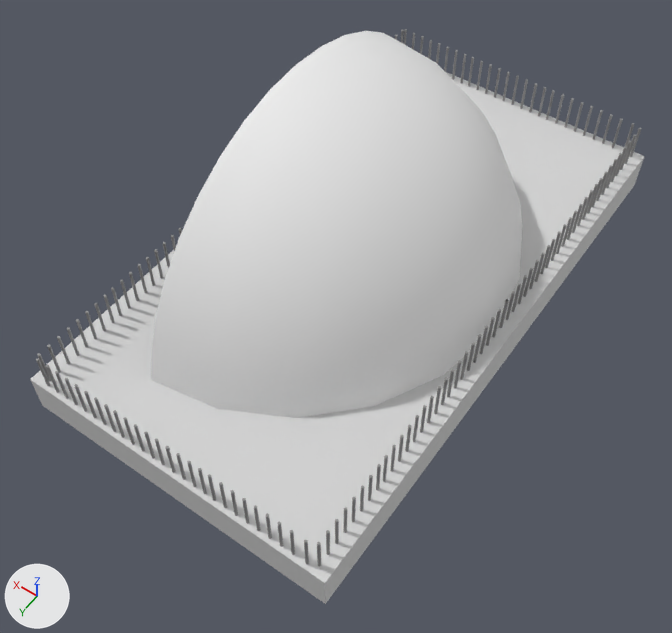
An edit to the FBX model EasyWebCamAR-master/Assets/Model/Enghave.fbx, drawn before and after from the same camera.
Rendered twice from a camera (50 mm lens) standing at (-0.0652, 0.0973, 0.1676) and looking at (0.0052, -0.0012, 0.0128). Every picture has the same lights, and +X, +Y and +Z are marked at lower left. Where no turn or scale is listed for an object, it has been applied to the vertices. Vertices at the same position are counted once.
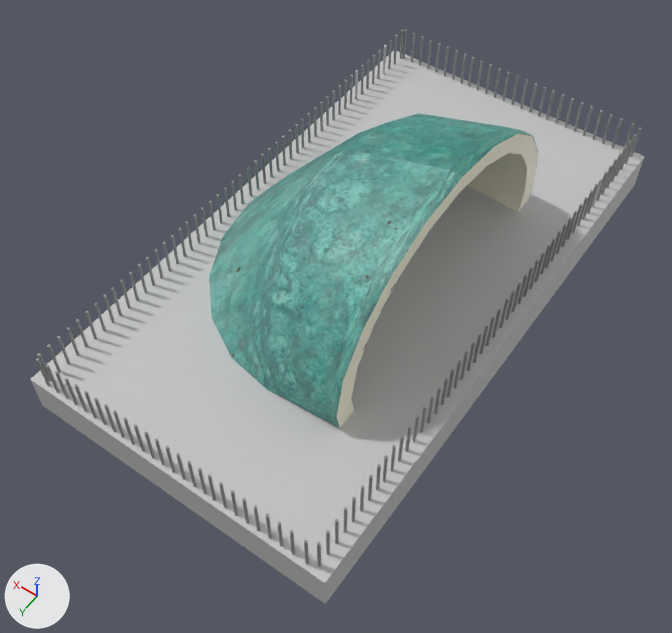
Changed parts and their boxes (x1, y1, x2, y2) in the pictures (672 x 633 px):
part 1 of me_mesh, rebuilt (11% narrower, 19% shorter)
    before: (151, 31, 522, 418)
    after: (209, 113, 538, 428)
part 2 of me_mesh, recoloured (white to grey)
    both: (30, 72, 644, 604)
part 3 of me_mesh, recoloured
    before: (591, 178, 602, 208)
    after: (248, 45, 602, 208)
part 4 of me_mesh, recoloured
    both: (41, 35, 634, 567)

Diff of the bpy script that builds the scene:
```diff
--- a/EasyWebCamAR-master/Assets/Model/Enghave.fbx.py
+++ b/EasyWebCamAR-master/Assets/Model/Enghave.fbx.py
@@ img_uvenghave_jpg @@
+img_uvenghave_jpg = load_image('UVEnghave.jpg', '_unpacked/UVEnghave.jpg', 2048, 2048, 'sRGB')
@@ mat_eggshell @@
+mat_eggshell = principled_material('Eggshell')
+mat_eggshell.base_color = (0.556, 0.556, 0.556)  # light grey #c5c5c5
@@ mat_lambert1 @@
+mat_lambert1 = principled_material('lambert1')
+mat_lambert1.base_color = (0.5, 0.5, 0.5)  # grey #bcbcbc
@@ mat_dome @@
+mat_dome = principled_material('Dome')
+mat_dome.texture = img_uvenghave_jpg
@@ mat_black_grey @@
+mat_black_grey = principled_material('Black_Grey')
+mat_black_grey.base_color = (0.275, 0.275, 0.275)  # grey #8f8f8f
@@ me_mesh @@
 # used by ob_polysurface2; location = (0.0, 0.0, 0.0)
-me_mesh.from_pydata(...)  # 6671 vertices, 9466 faces; spans x -0.0264..0.0478, y -0.0885..0.0463, z 0.0..0.0558
-me_mesh.materials.append(mat_white)  # white #efefef
+me_mesh.from_pydata(...)  # 6704 vertices, 9493 faces; spans x -0.0264..0.0478, y -0.0885..0.0463, z 0.0..0.0476
+# me_mesh part 1: the loose piece of 111 vertices spanning x -0.0236..0.0277, y -0.0724..0.033, z 0.0..0.0558 is rebuilt with 144 vertices and now spans x -0.0105..0.0432, y -0.0595..0.0203, z 0.0099..0.0476, in mat_dome (picture img_uvenghave_jpg)
+# me_mesh part 2: 6 faces spanning x -0.0264..0.0478, y -0.0885..0.0463, z 0.0..0.0098 switch from mat_whitey (light grey #d5d5d5) to mat_eggshell (light grey #c5c5c5)
+# me_mesh part 3: 220 faces spanning x -0.024..0.0447, y -0.0786..-0.0209, z 0.0093..0.0188 switch from mat_metal (grey #8d8d8d) to mat_lambert1 (grey #bcbcbc)
+# me_mesh part 4: 9100 faces spanning x -0.024..0.0447, y -0.0874..0.0455, z 0.0093..0.0188 switch from mat_metal (grey #8d8d8d) to mat_black_grey (grey #8f8f8f)
+me_mesh.materials.append(mat_dome)  # picture img_uvenghave_jpg
```
